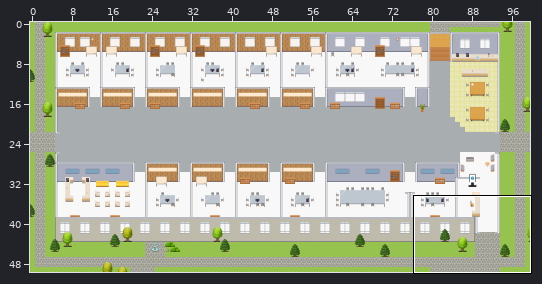
A Tiled map (JSON) gets an edit: maps/PH-Customer-Engagement-Platform-Data-Privacy-Management.tmj. Above, an overview of the earlier version with the close-up marked.
Close-up. Before the edit:
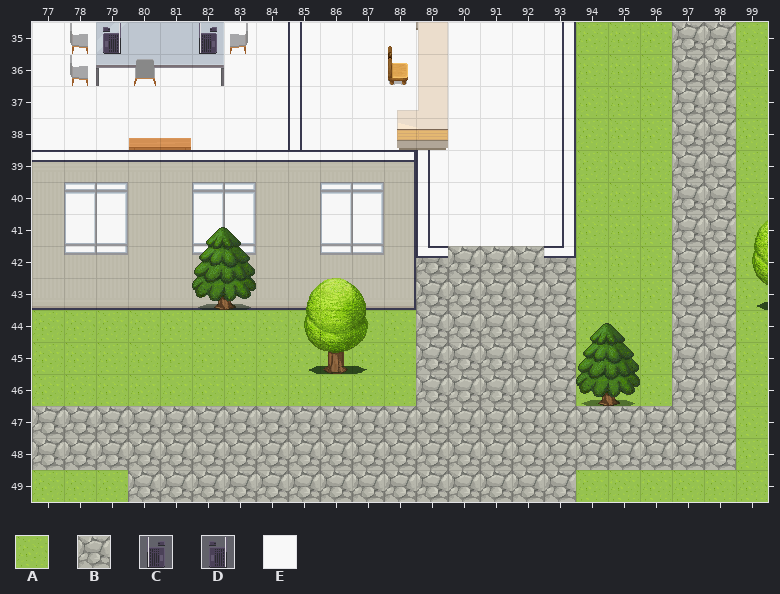
Cells are 32x32 px. Shown: x 77..99, y 35..49. The commit also changed other parts of the map, which this record leaves out.
Key: from "Exterior": A 629, B 638; from "Misc": C 24, D 25; from "room2": E 66.
_ is an empty cell, # one hidden under a higher layer.
Layers that did not change in this view are not listed.
Layer "outside" before, first column x 77:
35 #################AAABBA
36 #################AAABBA
37 #################AAABBA
38 #################AAABBA
39 #################AAABBA
40 #################AAABBA
41 #################AAABBA
42 ############BBBBBAAABBA
43 ############BBBBBAAABBA
44 AAAAAAAAA#AABBBBBAAABBA
45 AAAAAAAAAAAABBBBBAAABBA
46 AAAAAAAAAAAABBBBBAAABBA
47 BBBBBBBBBBBBBBBBBBBBBBA
48 BBBBBBBBBBBBBBBBBBBBBBA
49 AAABBBBBBBBBBBBBBAAAAAA
Layer "floors" before, first column x 77:
35 EE####EEEEEEEEEEE______
36 EEEEEEEEEEEEEEEEE______
37 EEEEEEEEEEEEEEEEE______
38 EEEEEEEEEEEEEEEEE______
39 ____________EEEEE______
40 ____________EEEEE______
41 ____________EEEEE______
42 _______________________
43 _______________________
44 _______________________
45 _______________________
46 _______________________
47 _______________________
48 _______________________
49 _______________________
The result:
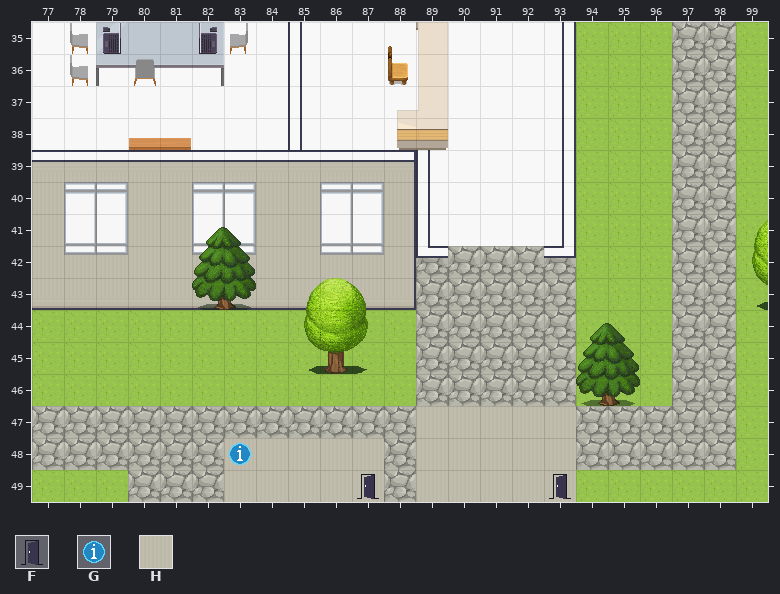
Further tiles: from "User_Zones": F 65, G 104; from "room2": H 328.
What changed:
Layer "outside":
y 47..49: x 89..93 BBBBB -> HHHHH
Layer "floors":
y 48..49: x 83..87 _____ -> HHHHH
Layer "tech":
y 49: x 93 _ -> F
Layer "zones":
y 48: x 83 _ -> G
y 49: x 87 _ -> F
Pixel boxes of the changes (left, top, right, bottom) in both close-ups:
changed: (416, 406, 576, 502)
added: (224, 438, 384, 502)
